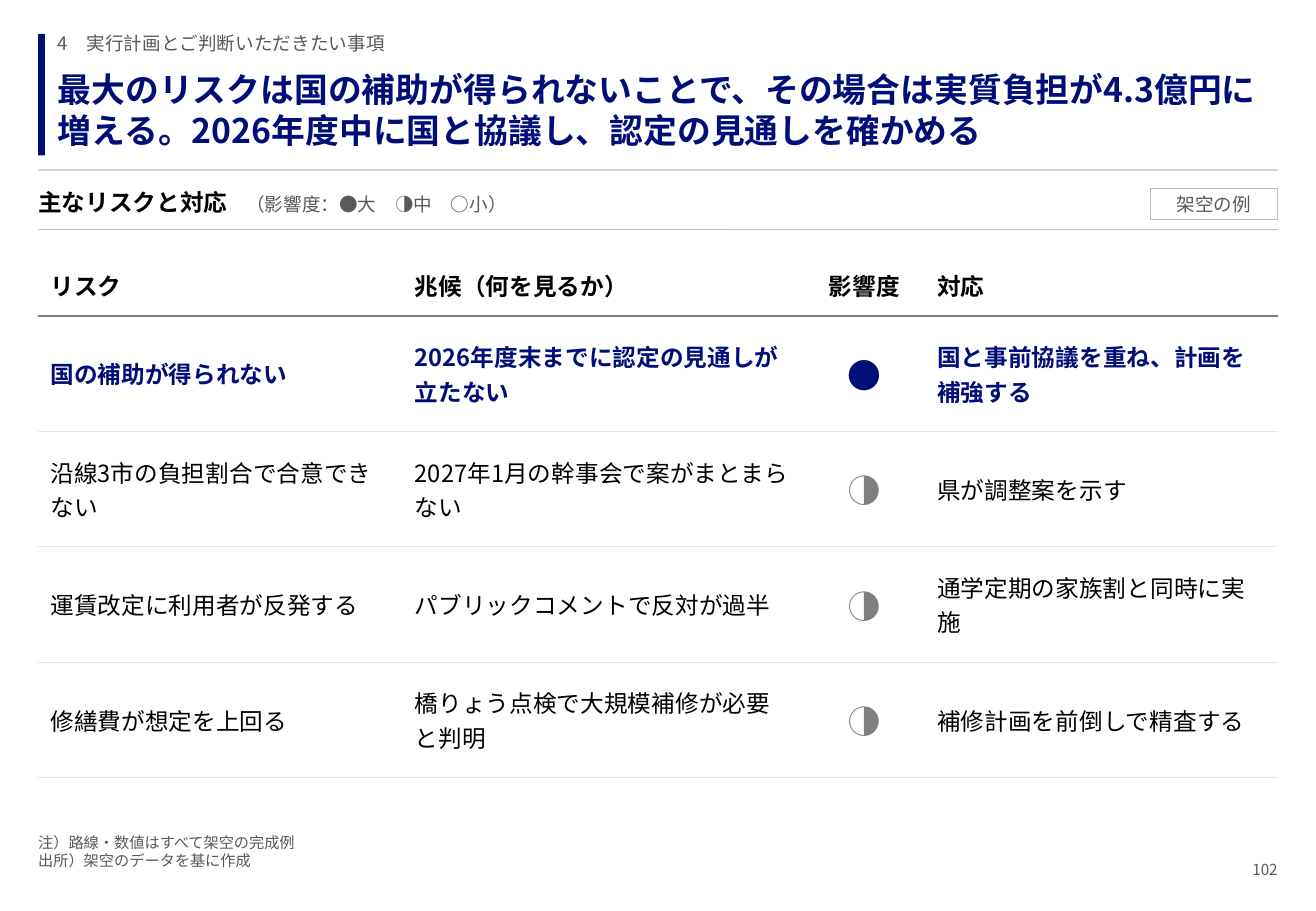
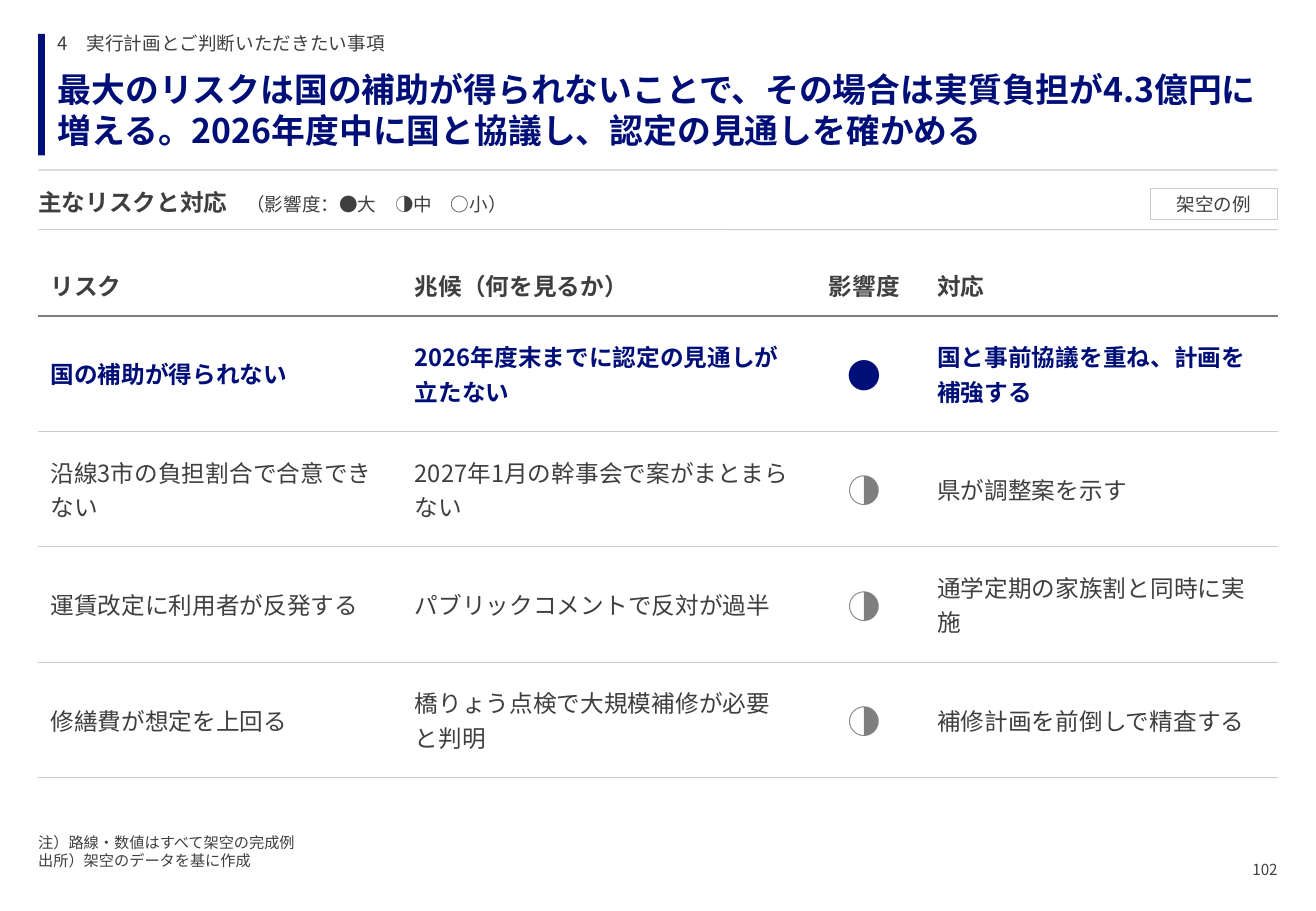
Before and after one commit to GontaHH/slide_builder, a slide deck: slide 104 of patterns/pattern-deck.pptx. Drawn at 1316x911 pixels with LibreOffice and Linux fonts; fonts in the diff are those of the drawing. Boxes give left, top, right and bottom in pixels: in the first picture for what was removed or moved away, otherwise in the second. Text is boxed around its words. In the diff, an @@ line names an element or a change of style, - is before the commit and + after.

```diff
--- a/patterns/pattern-deck.pptx
+++ b/patterns/pattern-deck.pptx
@@ text "主なリスクと対応 （影響度：●大 ◑中 ○小）" at [38, 191, 507, 213]: text colour #000000 to #3F3F3F in "主なリスクと対応"; text colour #595959 to #3F3F3F in "（影響度：●大 ◑中 ○小）" @@
@@ rectangle "架空の例" at [1151, 188, 1278, 220]: text colour #595959 to #3F3F3F; outline #BFBFBF 0.75 pt to #CCCCCC 0.75 pt @@
@@ table at [39, 255, 1278, 753] @@
@@ text colour #000000 to #3F3F3F in "リスク", "兆候（何を見るか）", "影響度", "対応" and 9 more places @@
@@ borders changed @@
@@ text colour #595959 to #3F3F3F in 3 elements at [58, 34, 385, 52], [38, 835, 294, 867], [1252, 863, 1277, 875] @@
```
Also in this commit, not shown: 104 other slides changed, 12 other files.
